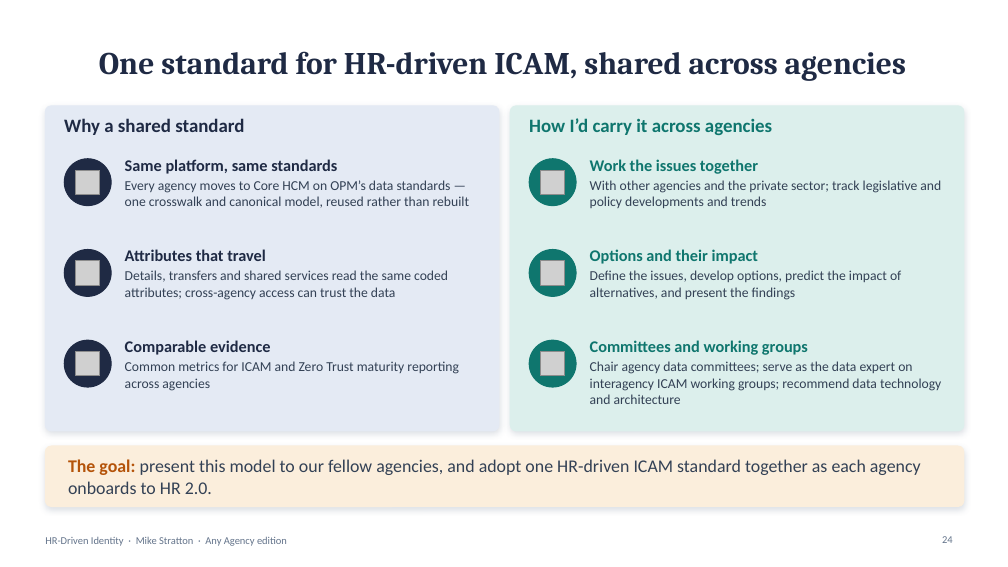
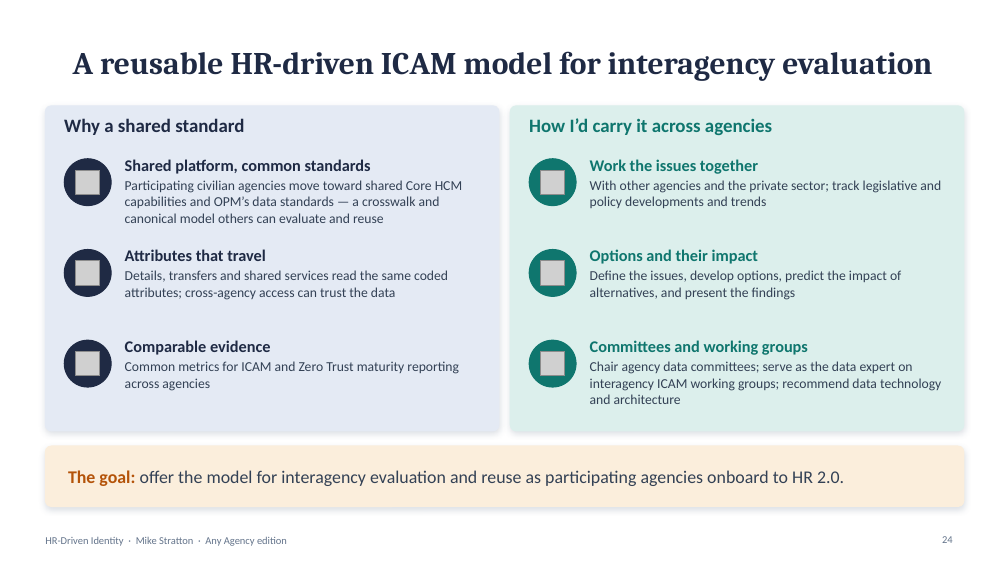
Before and after one commit to WhalerMike/modernization-workbook, a slide deck: slide 24 of presentations/hr-driven-identity-interview/HR_Driven_Identity_Exec_AnyAgency.pptx. Drawn at 1008x567 pixels with LibreOffice and Linux fonts; fonts in the diff are those of the drawing; grey boxes stand for pictures; background and template pictures are left out. Boxes give left, top, right and bottom in pixels: in the first picture for what was removed or moved away, otherwise in the second. Text is boxed around its words. In the diff, an @@ line names an element or a change of style, - is before the commit and + after.

```diff
--- a/presentations/hr-driven-identity-interview/HR_Driven_Identity_Exec_AnyAgency.pptx
+++ b/presentations/hr-driven-identity-interview/HR_Driven_Identity_Exec_AnyAgency.pptx
@@ title at (x1=73, y1=51, x2=932, y2=81): text changed @@
-One standard for HR-driven ICAM, shared across agencies
+A reusable HR-driven ICAM model for interagency evaluation
@@ text at (x1=125, y1=159, x2=462, y2=223): text changed @@
-Same platform, same standards
-Every agency moves to Core HCM on OPM’s data standards — one crosswalk and canonical model, reused rather than rebuilt
+Shared platform, common standards
+Participating civilian agencies move toward shared Core HCM capabilities and OPM’s data standards — a crosswalk and canonical model others can evaluate and reuse
@@ text at (x1=68, y1=470, x2=844, y2=486): text changed @@
-The goal: present this model to our fellow agencies, and adopt one HR-driven ICAM standard together as each agency onboards to HR 2.0.
+The goal: offer the model for interagency evaluation and reuse as participating agencies onboard to HR 2.0.
```
Also in this commit, not shown: 6 other slides changed, 22 other files.
